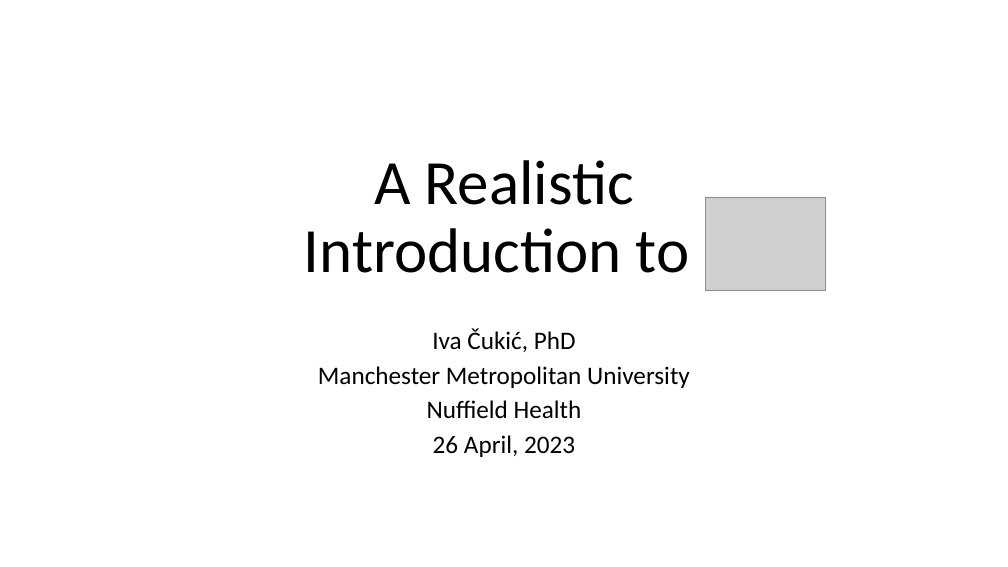
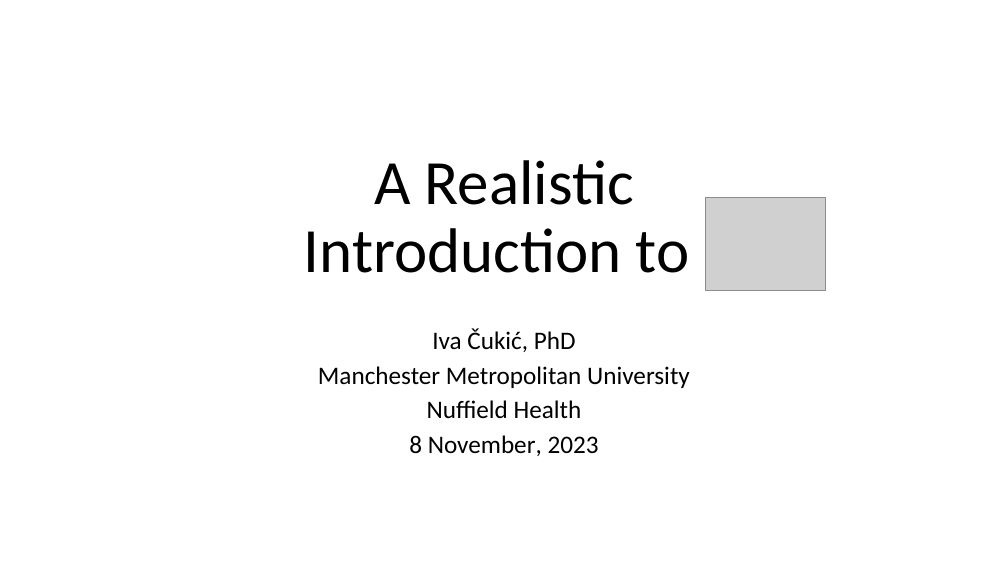
Before and after one commit to ivacukic/Realistic-Introduction-to-R, a slide deck: slide 1 of Intro to R.pptx. Drawn at 1008x567 pixels with LibreOffice and Linux fonts; fonts in the diff are those of the drawing; grey boxes stand for pictures. Boxes give left, top, right and bottom in pixels: in the first picture for what was removed or moved away, otherwise in the second. Text is boxed around its words. In the diff, an @@ line names an element or a change of style, - is before the commit and + after.

```diff
--- a/Intro to R.pptx
+++ b/Intro to R.pptx
@@ subtitle at [409, 435, 599, 456]: text changed @@
-26 April, 2023
+8 November, 2023
```
